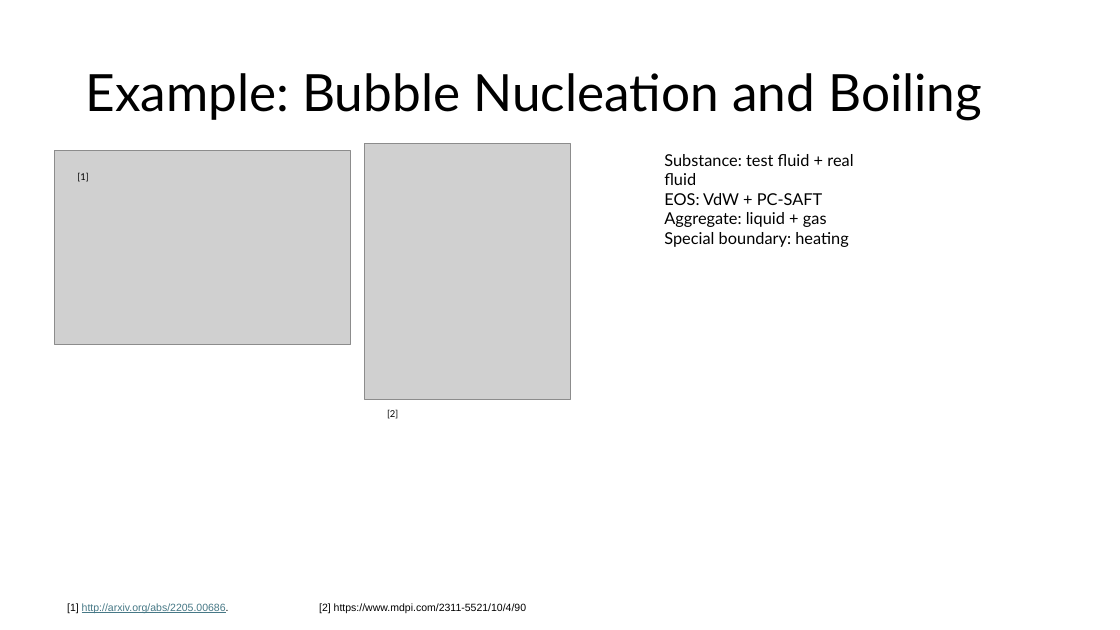
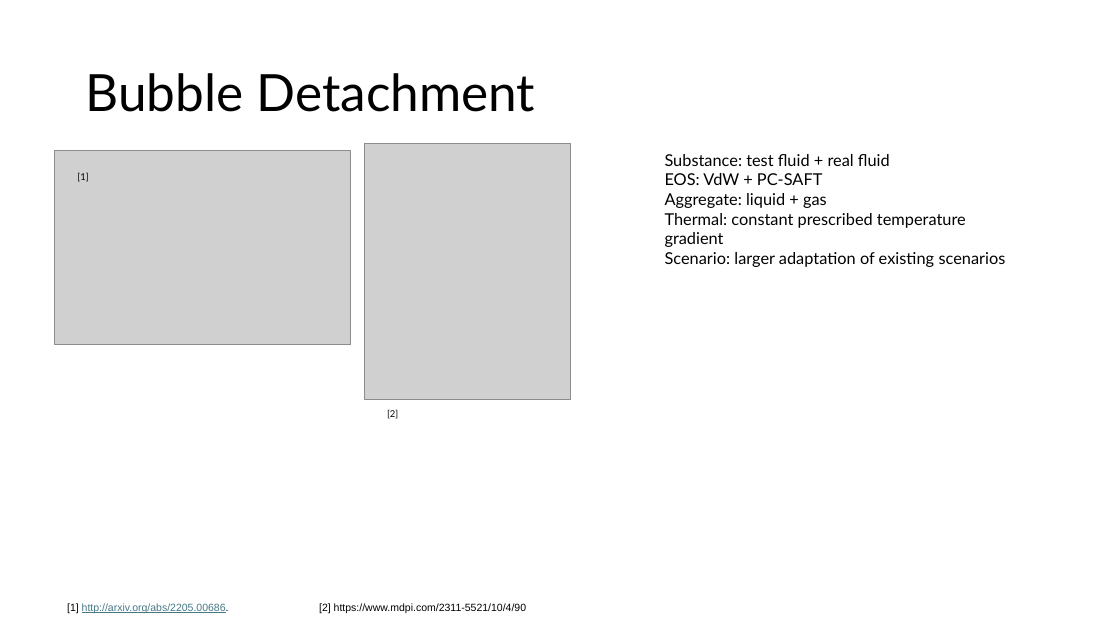
Before and after one commit to XueqiZ/JAX-LaB-MicTherm, a slide deck: slide 11 of MicTherm – LBM Coupling Idea.pptx (slide 6 before the commit). Drawn at 1120x630 pixels with LibreOffice and Linux fonts; fonts in the diff are those of the drawing; grey boxes stand for pictures. Boxes give left, top, right and bottom in pixels: in the first picture for what was removed or moved away, otherwise in the second. Text is boxed around its words. In the diff, an @@ line names an element or a change of style, - is before the commit and + after.

```diff
--- a/MicTherm – LBM Coupling Idea.pptx
+++ b/MicTherm – LBM Coupling Idea.pptx
@@ title at <box>85,73,536,112</box>: text changed @@
-Example: Bubble Nucleation and Boiling
+Bubble Detachment
@@ text at <box>665,213,1006,267</box>: text changed @@
-Special boundary: heating
+Thermal: constant prescribed temperature gradient
+Scenario: larger adaptation of existing scenarios
```
Also in this commit, not shown: 6 other slides changed, 4 slides added, 1 slide removed, 16 other files.
